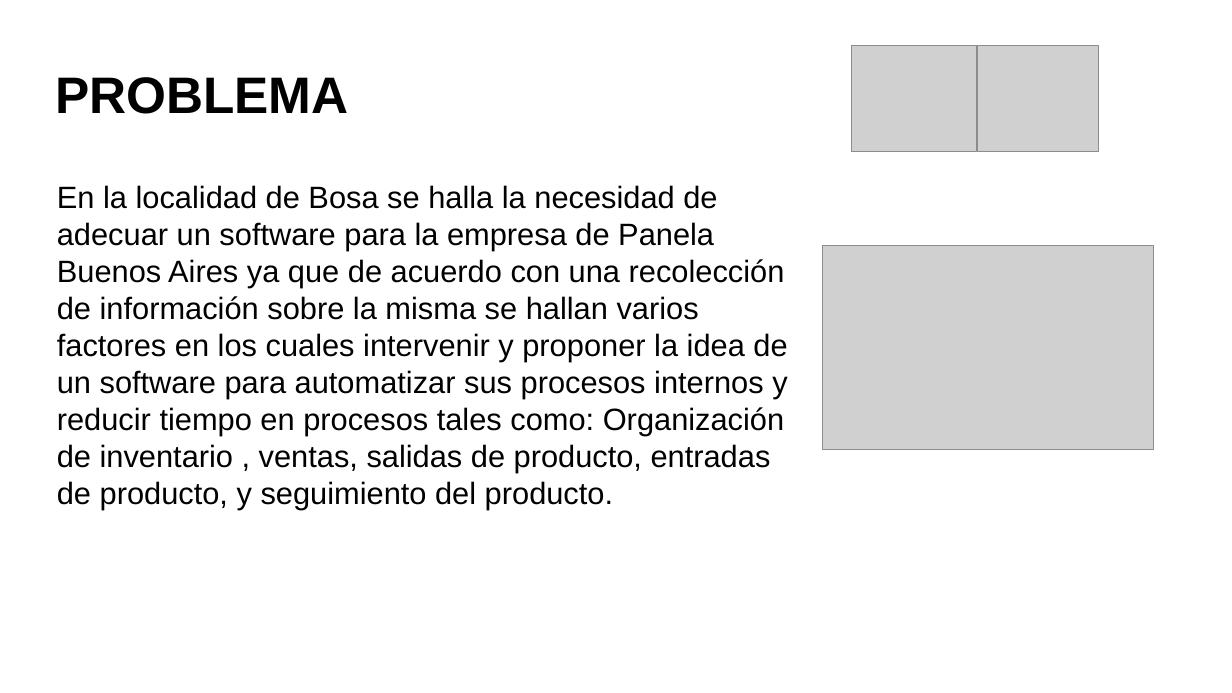
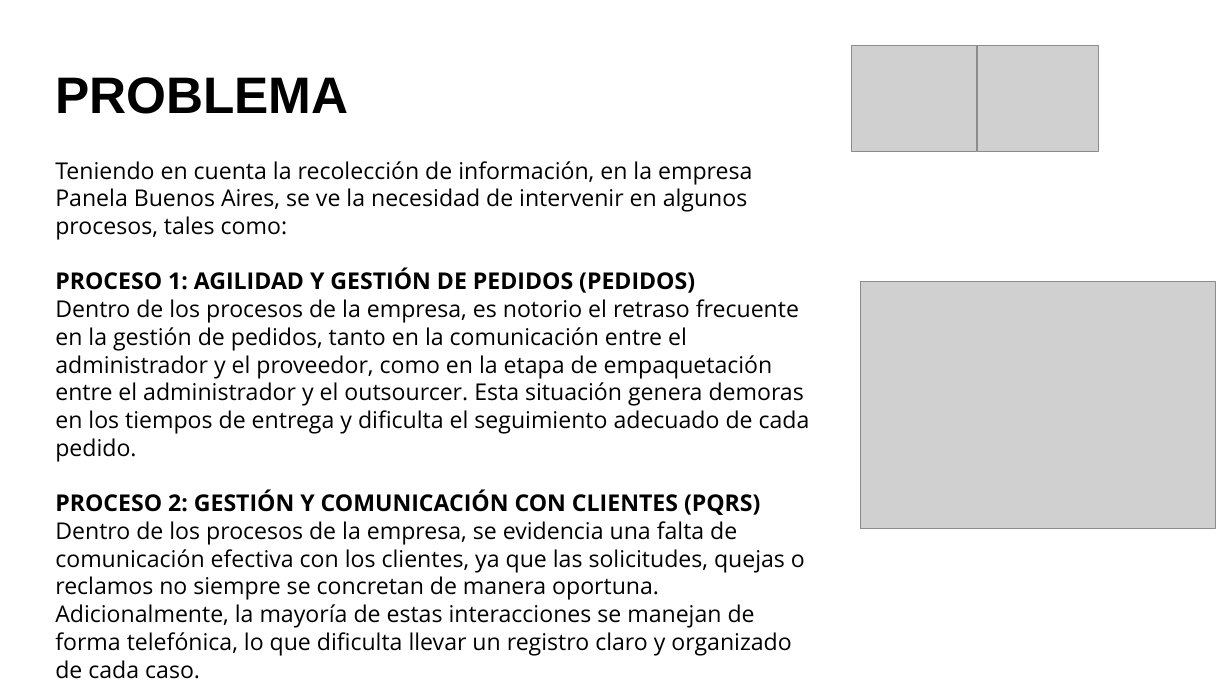
Before and after one commit to Sebas-loboa845/Proyecto_SIGAP, a slide deck: slide 5 of _docs_/trim01/01_contextualizacion/Presentación del Proyecto_2.pptx. Drawn at 1232x693 pixels with LibreOffice and Linux fonts; fonts in the diff are those of the drawing; grey boxes stand for pictures; background and template pictures are left out. Boxes give left, top, right and bottom in pixels: in the first picture for what was removed or moved away, otherwise in the second. Text is boxed around its words. In the diff, an @@ line names an element or a change of style, - is before the commit and + after.

```diff
--- a/_docs_/trim01/01_contextualizacion/Presentación del Proyecto_2.pptx
+++ b/_docs_/trim01/01_contextualizacion/Presentación del Proyecto_2.pptx
@@ text at [55, 161, 810, 679]: text changed; size 24 to 18 pt; font Arial to Open Sans @@
-En la localidad de Bosa se halla la necesidad de adecuar un software para la empresa de Panela Buenos Aires ya que de acuerdo con una recolección de información sobre la misma se hallan varios factores en los cuales intervenir y proponer la idea de un software para automatizar sus procesos internos y reducir tiempo en procesos tales como: Organización de inventario , ventas, salidas de producto, entradas de producto, y seguimiento del producto.
+Teniendo en cuenta la recolección de información, en la empresa Panela Buenos Aires, se ve la necesidad de intervenir en algunos procesos, tales como:
+PROCESO 1: AGILIDAD Y GESTIÓN DE PEDIDOS (PEDIDOS)
+Dentro de los procesos de la empresa, es notorio el retraso frecuente en la gestión de pedidos, tanto en la comunicación entre el administrador y el proveedor, como en la etapa de empaquetación entre el administrador y el outsourcer. Esta situación genera demoras en los tiempos de entrega y dificulta el seguimiento adecuado de cada pedido.
+PROCESO 2: GESTIÓN Y COMUNICACIÓN CON CLIENTES (PQRS)
+Dentro de los procesos de la empresa, se evidencia una falta de comunicación efectiva con los clientes, ya que las solicitudes, quejas o reclamos no siempre se concretan de manera oportuna. Adicionalmente, la mayoría de estas interacciones se manejan de forma telefónica, lo que dificulta llevar un registro claro y organizado de cada caso.
@@ picture: place and size @@
-picture at [823, 245, 1154, 449]
+picture at [860, 281, 1215, 529]
```
Also in this commit, not shown: 4 other slides changed, 2 slides added, 10 other files.
